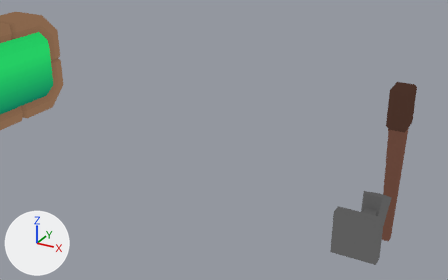
The Blender file blender/props.blend, before and after one commit.
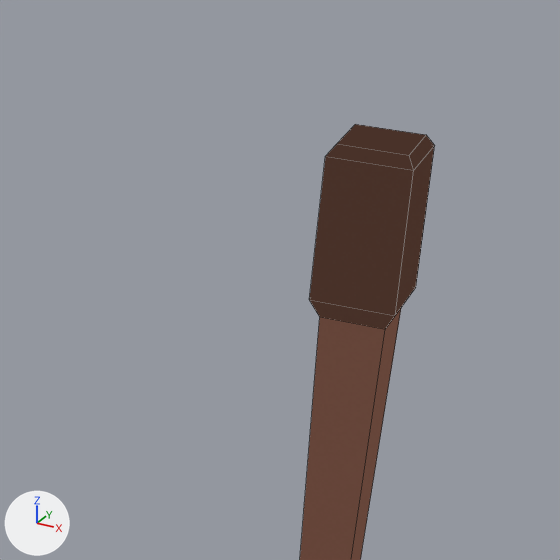
Each version is shown from a 50 mm lens placed at (-1.748, -0.955, 0.608), pointed at (-2.382, 0.197, 0.031), then close up on the part from 69% to 100% of the width and 18% to 68% of the height. Arrows for +X, +Y and +Z are at lower left; the lights stay in place. The close-ups show mesh edges as thin lines.

Script lines for the objects in view, before the commit:
```python
me_torch = bpy.data.meshes.new('Torch')
me_torch.from_pydata(...)  # 8 vertices, 5 faces; spans x -0.016..0.016, y -0.016..0.016, z -0.142..0.121
me_torch.materials.append(mat_previewmaterial)
me_torchhead = bpy.data.meshes.new('TorchHead')
me_torchhead.from_pydata(...)  # 16 vertices, 13 faces; spans x -0.0213..0.0213, y -0.0213..0.0213, z 0.1207..0.2121
me_torchhead.materials.append(mat_previewmaterial)
ob_torch = bpy.data.objects.new('Torch', me_torch)
ob_torch.location = (-2.0, 0.2419, 0.0001)
ob_torchhead = bpy.data.objects.new('TorchHead', me_torchhead)
ob_torchhead.location = (-2.0, 0.2419, 0.0001)
```
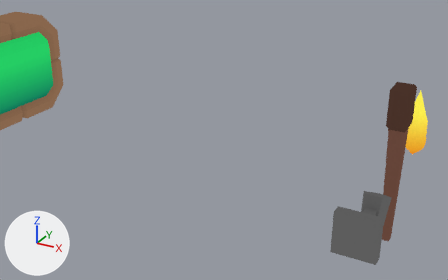
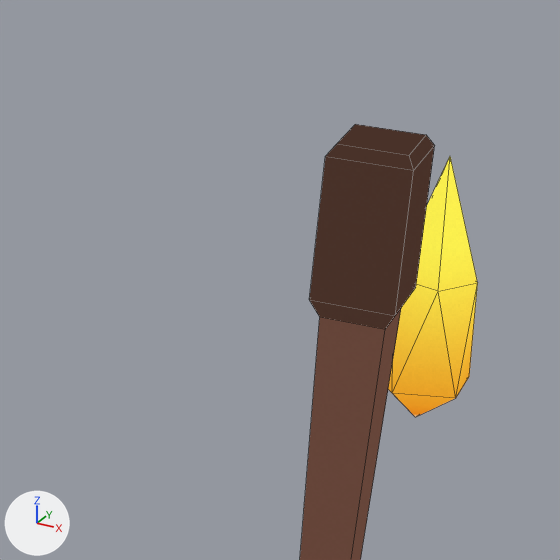
Edits to the scene script, one JSON object a line:
```json
{"op": "add", "block": "me_flame", "code": ["me_flame = bpy.data.meshes.new('Flame')", "me_flame.from_pydata(...)  # 12 vertices, 20 faces; spans x -0.03..0.024, y -0.028..0.028, z -0.012..0.149", "me_flame.materials.append(mat_previewmaterial)"]}
{"op": "add", "block": "ob_flame", "code": ["ob_flame = bpy.data.objects.new('Flame', me_flame)", "ob_flame.location = (-2.0, 0.4244, 0.0)"]}
```

Changed parts and their boxes (x1, y1, x2, y2) in the close-ups (560 x 560 px):
```json
{"object": "Flame", "change": "added", "after": [388, 157, 478, 417]}
```
